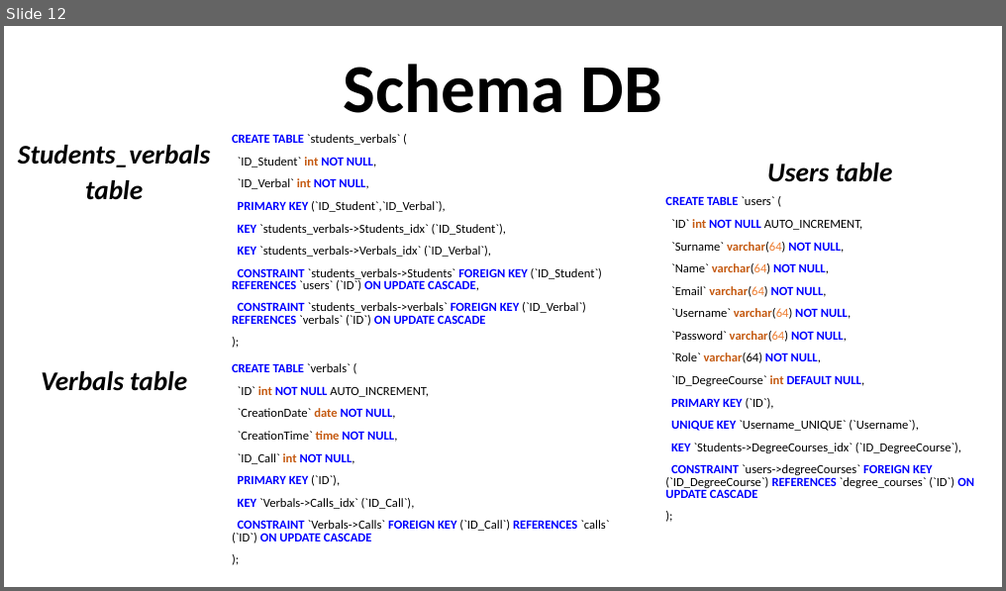
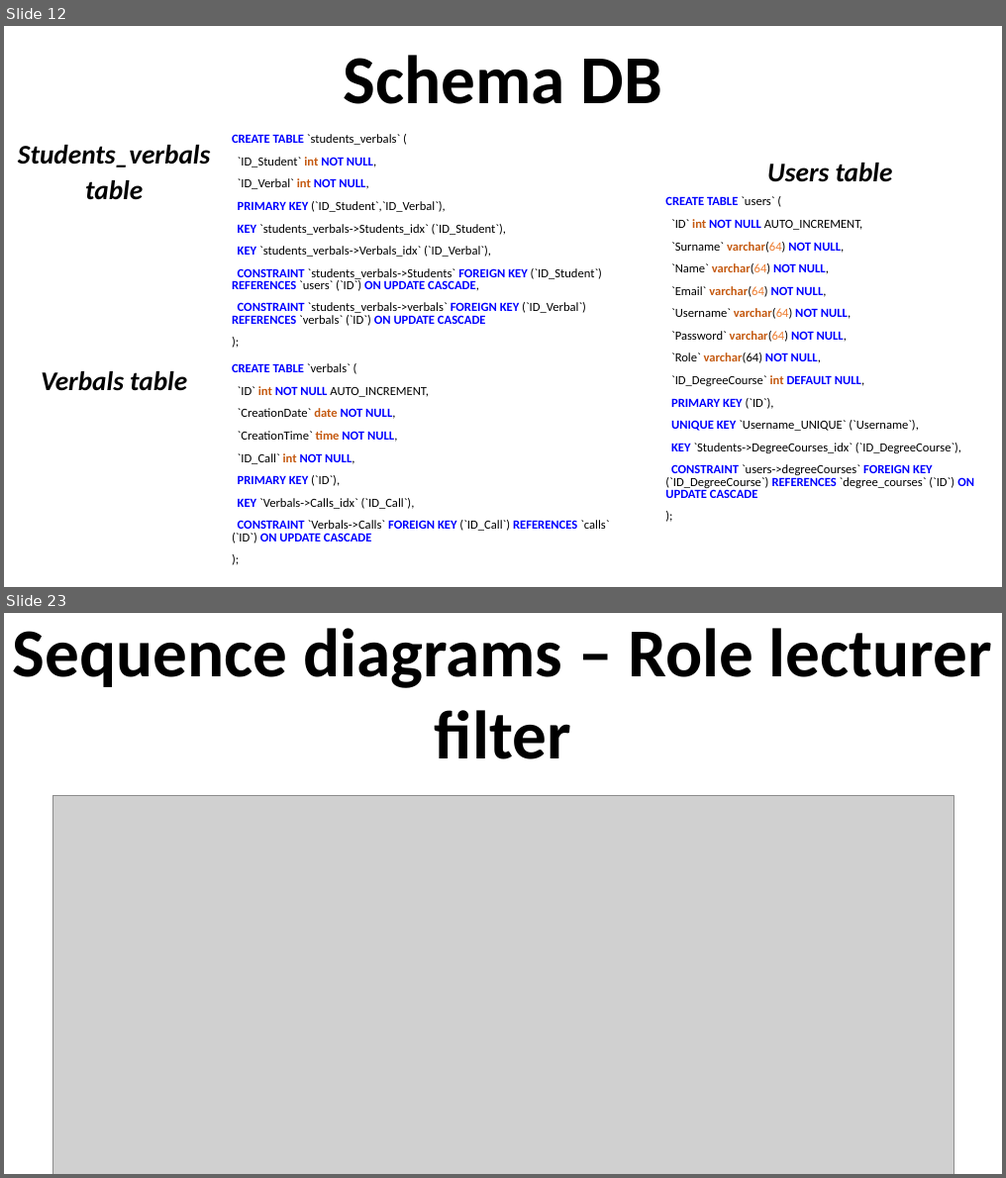
Before and after one commit to LucaTosetti01/ProgettoTIW, a slide deck: PresentazioneProgetto.pptx. Shown one above the other, each under a label of ours: slide 12 before the commit, slides 12 and 23 after it; the slides between them are not shown. The pictures are 1006x591 and 1006x1178 pixels, drawn with LibreOffice and Linux fonts; fonts in the diff are those of the drawing; grey boxes stand for pictures. Boxes give left, top, right and bottom in pixels: in the first picture for what was removed or moved away, otherwise in the second. Text is boxed around its words. In the diff, an @@ line names an element or a change of style, - is before the commit and + after.

Commit message:
Continuo presentazione progetto
Continuata la presentazione del progetto e aggiunto al progetto i vari file .drawio dei vari sequence diagrams, assieme alle loro immagini in formato .svg e .png

```diff
--- a/PresentazioneProgetto.pptx
+++ b/PresentazioneProgetto.pptx
@@ slide 23 added at (4,613,1002,1174), background #FFFFFF @@
@@ title added at (13,628,992,760), 66 pt, text #000000, bold @@
+Sequence diagrams – Role lecturer filter
@@ picture added at (53,796,954,1174) @@
@@ slide 12 changed as well @@
@@ text "Schema DB": place and size @@
-text "Schema DB" at (344,64,661,113)
+text "Schema DB" at (344,55,661,104)
```
Also in this commit, not shown: 6 other slides changed, 15 other slides added, 4 slides removed, 28 other files.
